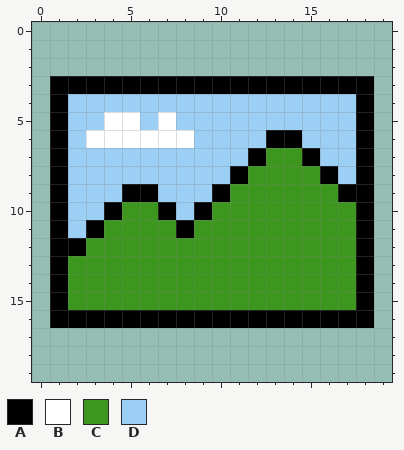
A pixel-art sprite gets an edit: client/public/images/image.png. This is how it looked before the edit.
The file is 80x80 pixels, drawn in blocks of 4x4; one block is one cell here.
Palette (. is transparent): A #000000  B #ffffff  C #3d971e  D #9bcff5
The result:
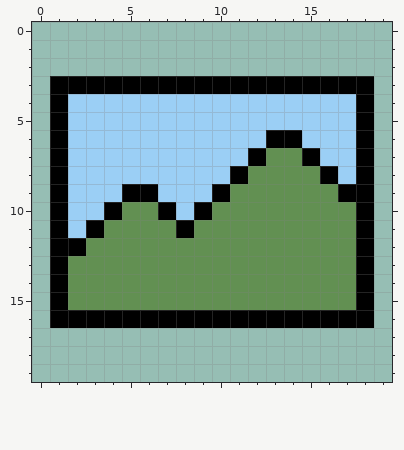
From the commit log: [Fix] 이미지 변경 #370
From old to new:
colour C: #3d971e -> #629052
Changed rows in their new state; - is a pixel that keeps its letter.
first column x 3:
 5 -DD-D-
 6 DDDDDD
Pixel boxes of the changes (left, top, right, bottom) in both pictures:
changed: (68, 112, 356, 310)
